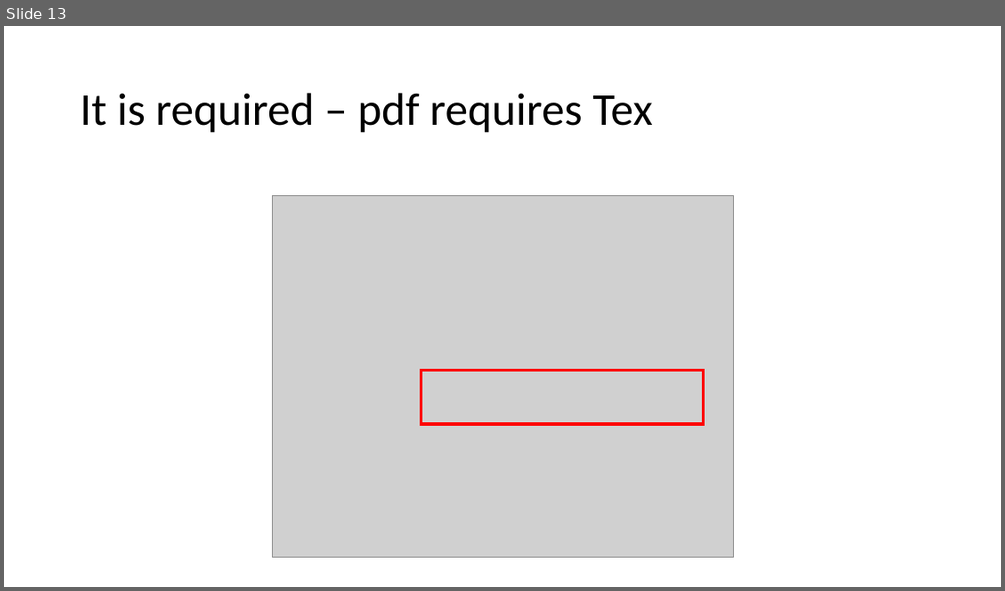
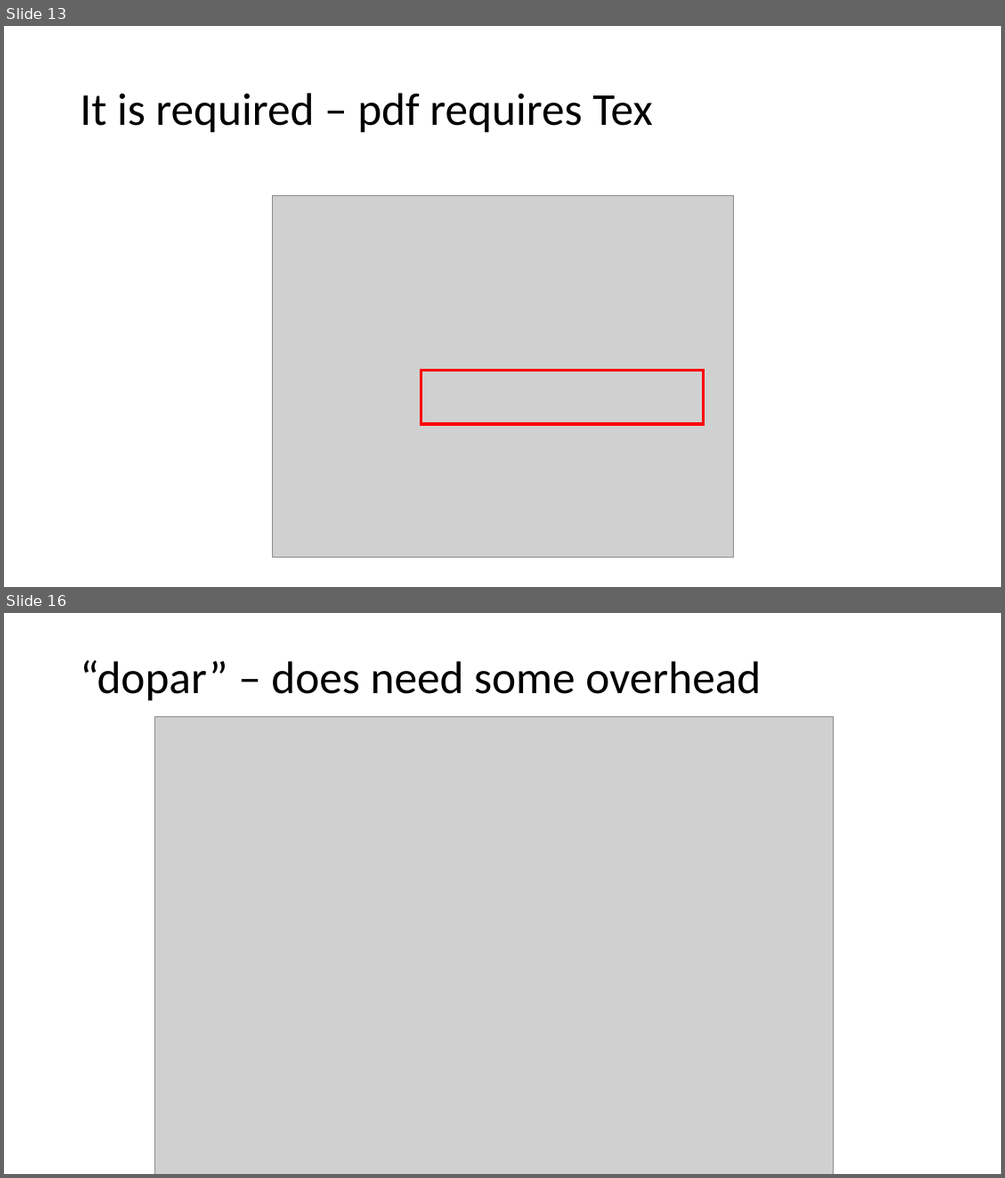
Before and after one commit to 2waybene/helloworld, a slide deck: IB_group_meeting/R_special_features.pptx. Shown one above the other, each under a label of ours: slide 13 before the commit, slides 13 and 16 after it; the slides between them are not shown. The pictures are 1005x591 and 1005x1178 pixels, drawn with LibreOffice and Linux fonts; fonts in the diff are those of the drawing; grey boxes stand for pictures. Boxes give left, top, right and bottom in pixels: in the first picture for what was removed or moved away, otherwise in the second. Text is boxed around its words. In the diff, an @@ line names an element or a change of style, - is before the commit and + after.

```diff
--- a/IB_group_meeting/R_special_features.pptx
+++ b/IB_group_meeting/R_special_features.pptx
@@ slide 16 added at [4, 613, 1001, 1174], background #FFFFFF @@
@@ title added at [80, 660, 760, 701], 44 pt, text #000000 @@
+“dopar” – does need some overhead
@@ picture added at [154, 717, 833, 1174] @@
```
Also in this commit, not shown: 1 slide changed, 2 other slides added, 4 other files.
